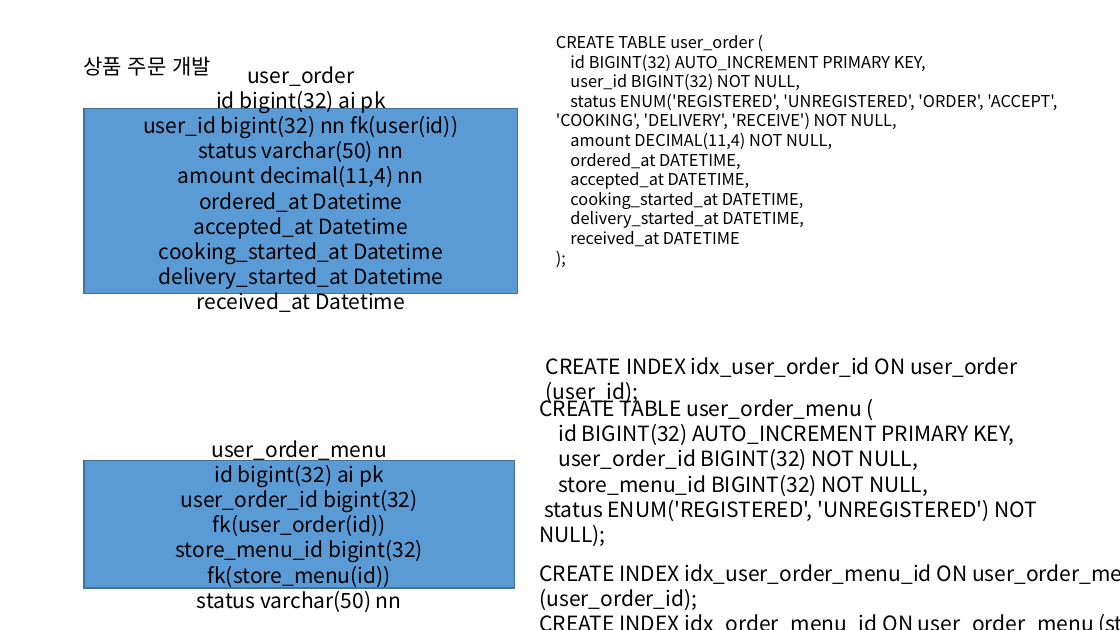
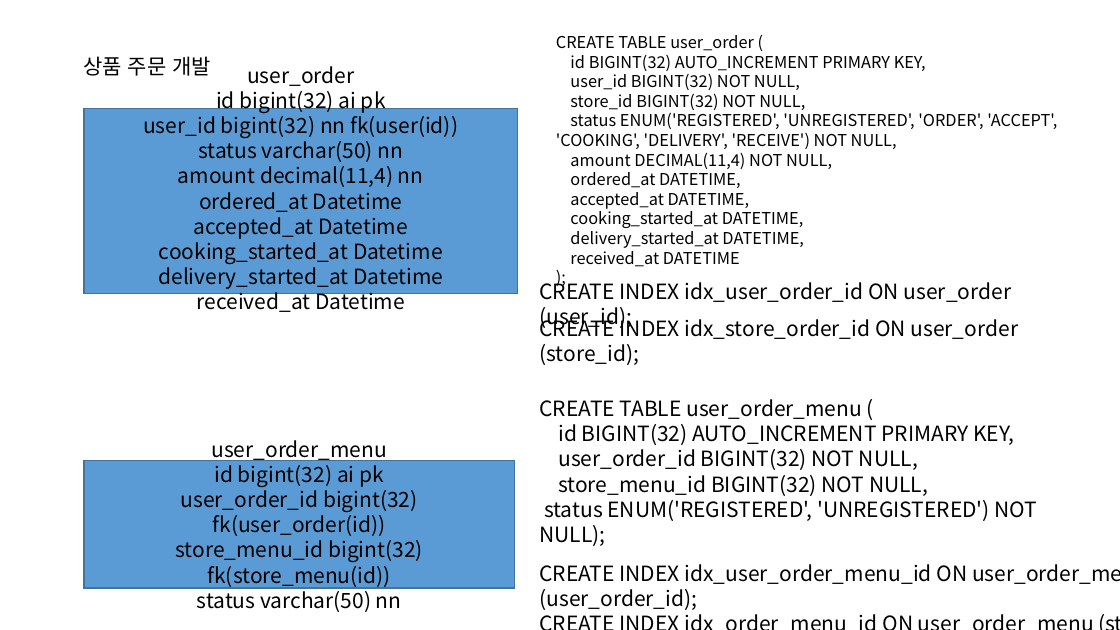
Before and after one commit to Goo-hyunwoo/delivery-service, a slide deck: slide 6 of 도메인 개발.pptx. Drawn at 1120x630 pixels with LibreOffice and Linux fonts; fonts in the diff are those of the drawing. Boxes give left, top, right and bottom in pixels: in the first picture for what was removed or moved away, otherwise in the second. Text is boxed around its words. In the diff, an @@ line names an element or a change of style, - is before the commit and + after.

```diff
--- a/도메인 개발.pptx
+++ b/도메인 개발.pptx
@@ text at (x1=570, y1=93, x2=805, y2=110): paragraph added @@
+store_id BIGINT(32) NOT NULL,
@@ text "CREATE INDEX idx_user_order_id ON user_order ..." moved from (x1=546, y1=357, x2=1017, y2=405) to (x1=539, y1=278, x2=1011, y2=329) @@
@@ text added at (x1=539, y1=315, x2=1018, y2=365), 18 pt, text #000000 @@
+CREATE INDEX idx_store_order_id ON user_order (store_id);
```
Also in this commit, not shown: 28 other files.
